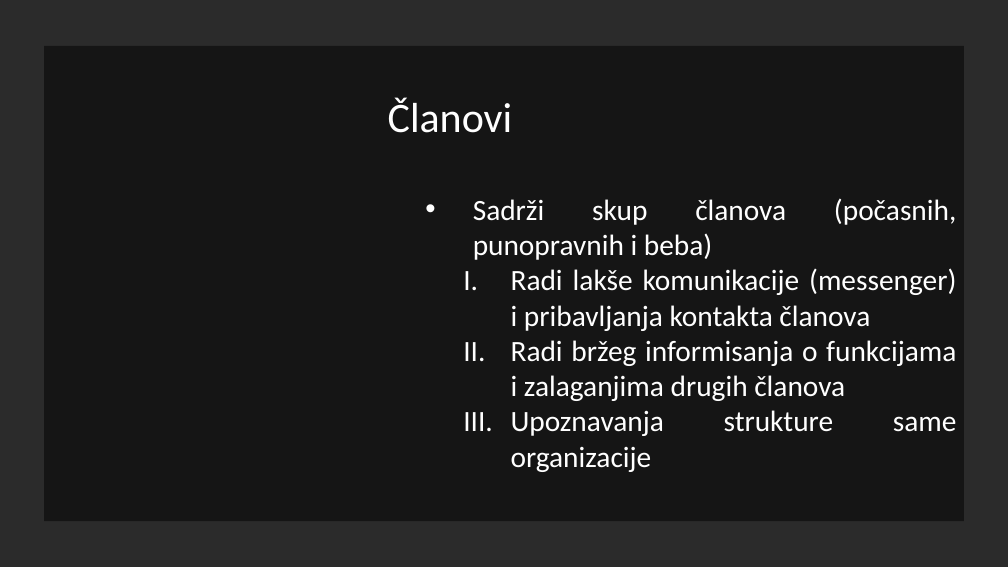
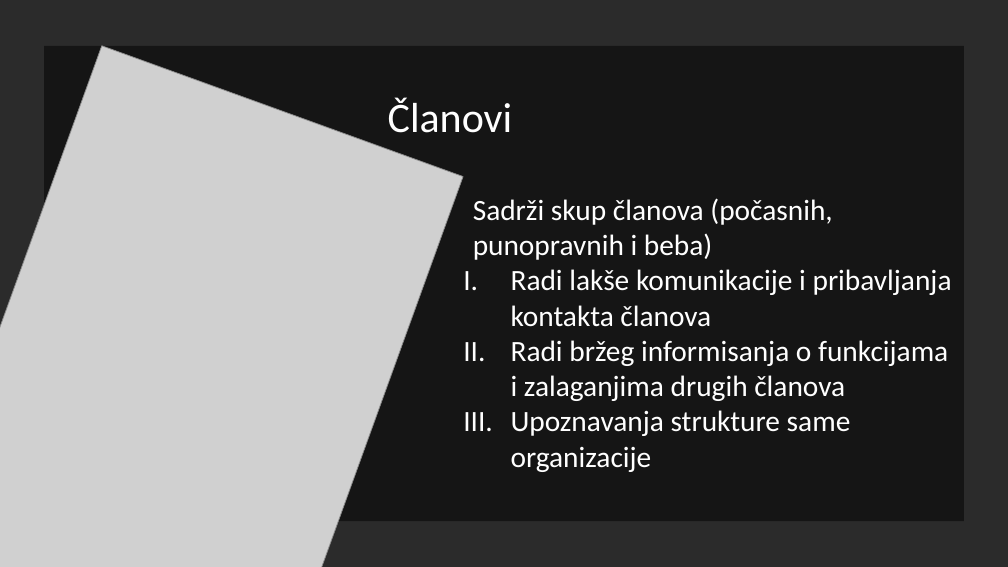
Before and after one commit to Maki94/portal, a slide deck: slide 3 of Dokumentacija/Tim za SWE - Portal studentske organizacije.pptx. Drawn at 1008x567 pixels with LibreOffice and Linux fonts; fonts in the diff are those of the drawing; grey boxes stand for pictures; background and template pictures are left out; a plain dark background stands for a picture behind light text. Boxes give left, top, right and bottom in pixels: in the first picture for what was removed or moved away, otherwise in the second. Text is boxed around its words. In the diff, an @@ line names an element or a change of style, - is before the commit and + after.

```diff
--- a/Dokumentacija/Tim za SWE - Portal studentske organizacije.pptx
+++ b/Dokumentacija/Tim za SWE - Portal studentske organizacije.pptx
@@ picture added at [0,46,463,567] @@
@@ text at [388,97,948,472]: alignment justified to left @@
@@ text at [511,269,952,327]: text changed @@
-    I. Radi lakše komunikacije (messenger) i pribavljanja kontakta članova
+    I. Radi lakše komunikacije i pribavljanja kontakta članova
```
Also in this commit, not shown: 6 other slides changed, 2 slides added, 1 slide removed, 5 other files.
